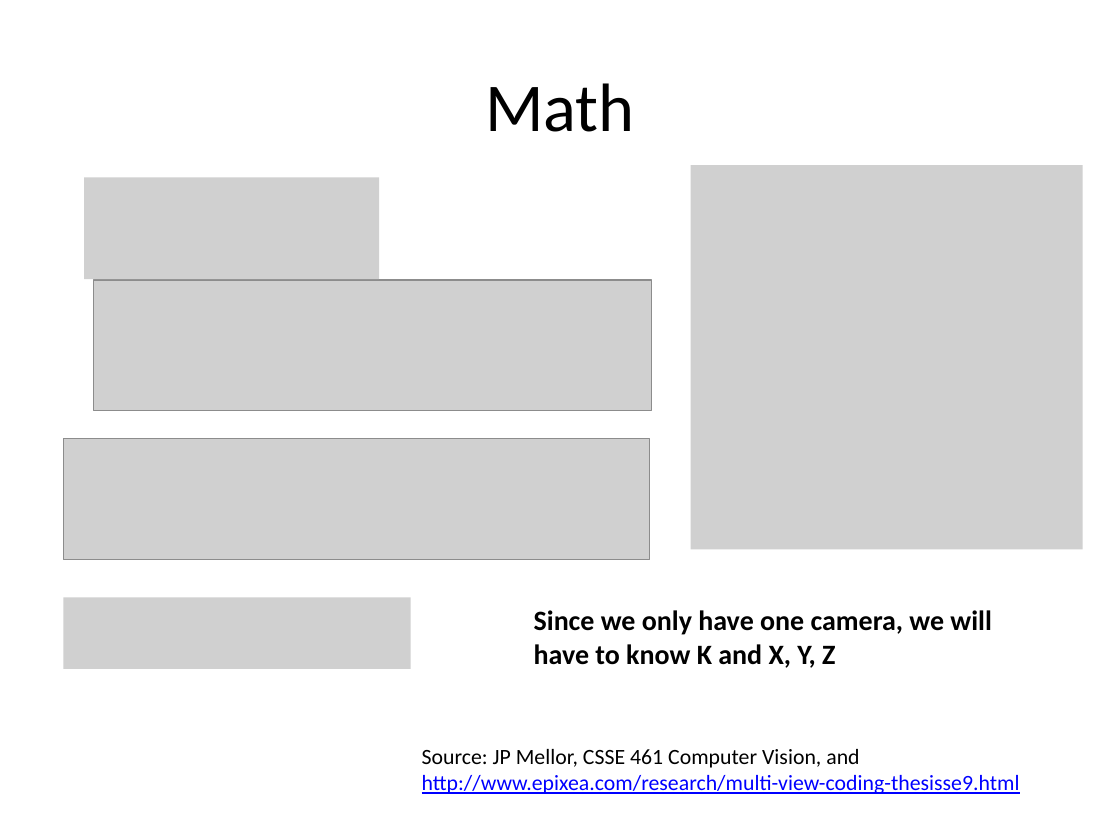
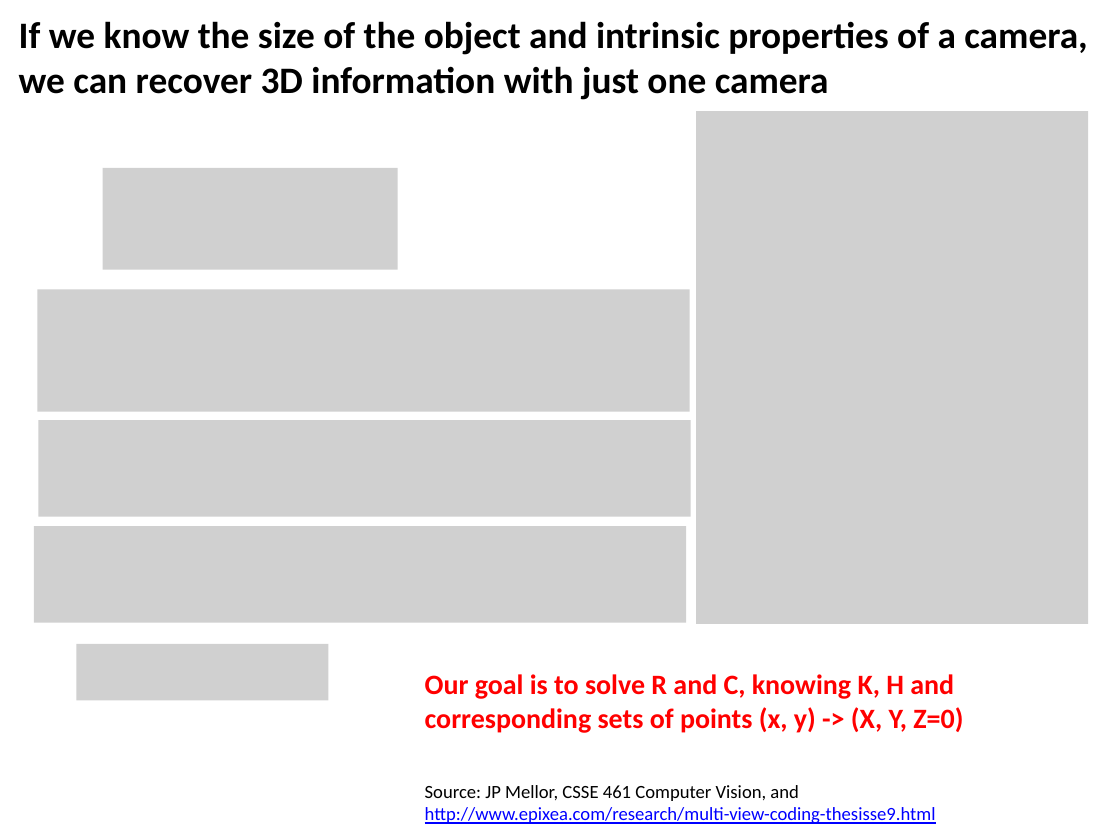
Before and after one commit to lhr0909/MonoCameraRecovery, a slide deck: slide 3 of paper_presentation/Monocamera Recovery.pptx. Drawn at 1120x840 pixels with LibreOffice and Linux fonts; fonts in the diff are those of the drawing; grey boxes stand for pictures. Boxes give left, top, right and bottom in pixels: in the first picture for what was removed or moved away, otherwise in the second. Text is boxed around its words. In the diff, an @@ line names an element or a change of style, - is before the commit and + after.

Commit message:
Finished fine-tuning for presentation
Made movements smoother by averaging
Lowered the contour area size threshold to accept farther distance
Finished presentation slides

```diff
--- a/paper_presentation/Monocamera Recovery.pptx
+++ b/paper_presentation/Monocamera Recovery.pptx
@@ title at box(19, 21, 1087, 100): text changed; size 44 to 24 pt; bold on @@
-Math
+If we know the size of the object and intrinsic properties of a camera, we can recover 3D information with just one camera
@@ picture: place and size @@
-picture at box(691, 165, 1083, 549)
+picture at box(697, 111, 1089, 624)
@@ picture: place and size @@
-picture at box(84, 177, 379, 279)
+picture at box(103, 168, 398, 270)
@@ picture: place and size @@
-picture at box(93, 280, 651, 411)
+picture at box(37, 289, 689, 411)
@@ picture: place and size @@
-picture at box(64, 439, 650, 560)
+picture at box(38, 420, 690, 516)
@@ picture added at box(34, 526, 685, 623) @@
@@ picture removed at box(64, 597, 411, 669) @@
@@ text removed at box(534, 610, 991, 668) @@
-Since we only have one camera, we will have to know K and X, Y, Z
@@ picture added at box(76, 644, 328, 700) @@
@@ text added at box(425, 674, 963, 733), 18 pt, text #FF0000, bold @@
+Our goal is to solve R and C, knowing K, H and corresponding sets of points (x, y) -> (X, Y, Z=0)
@@ text "Source: JP Mellor, CSSE 461 ...": place and size @@
-text "Source: JP Mellor, CSSE 461 ..." at box(422, 749, 1020, 794)
+text "Source: JP Mellor, CSSE 461 ..." at box(425, 785, 936, 824)
@@ text "Source: JP Mellor, CSSE 461 ..." at box(425, 785, 936, 824): size 14 to 12 pt @@
```
Also in this commit, not shown: 8 other slides changed, 2 slides added, 2 slides removed, 2 other files.
